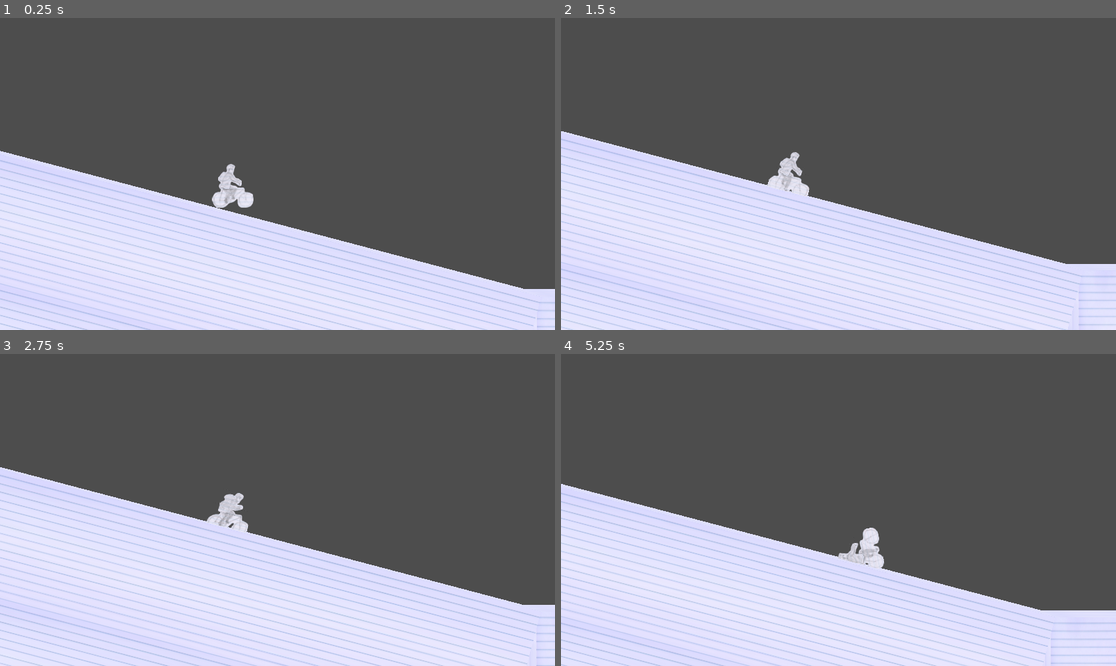
Above: before the commit, frames 1-4 (two rows, left to right).
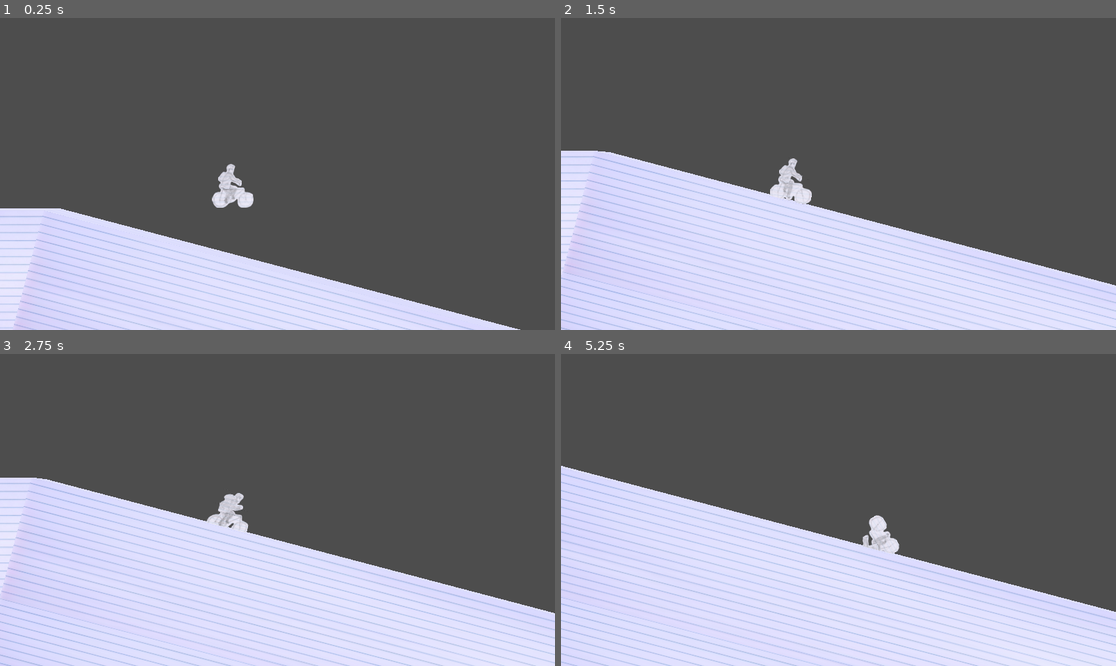
Above: after the commit, the same moments.

Repository: KyleSaki714/brackeysgamejam25-godotgame
Game: Godot game, scene res://World.tscn
Two runs of this game, one before a commit and one after it. Both use one fixed random seed, a clock stepped at 60 frames per second and the inputs below.
Inputs:
- Up to frame 1 (0.25 s): no input
- Up to frame 2 (1.5 s): hold Right (tilt right) 0.53-1.28 s; tap Space (jump) at 0.77 s; hold S (backward) from 1.28 s (still down)
- Up to frame 3 (2.75 s): tap Space (jump) at 1.52 s; release S (backward) at 2.03 s; hold Right (tilt right) from 2.03 s (still down)
- Up to frame 4 (5.25 s): tap Enter at 2.75 s; release Right (tilt right) at 2.78 s; hold Up (forward) 2.78-3.53 s; tap Space (jump) at 3.02, 3.77, 4.52 s; hold Left (tilt left) 3.53-5.03 s; hold S (backward) from 5.03 s (still down)

The runs differ from the first frame. In frame 1, 18% of the frame differs, in the area x 0-100%, y 42-100%; in frame 2, 8.6%; in frame 3, 0.6%; in frame 4, 13%.

Commit message:
add max speed bonus powerup

Diff:
--- a/Areas/Area6.tscn
+++ b/Areas/Area6.tscn
@@ -46,8 +46,5 @@
 
 [node name="Background" type="Node3D" parent="."]
 
-[node name="TODOUnlockedSpeedZone" type="Node3D" parent="Background"]
-transform = Transform3D(1, 0, 0, 0, 1, 0, 0, 0, 1, 297.252, -56.9205, 0)
-
 [editable path="PlatformRectangle"]
 [editable path="PlatformRectangle2"]
--- /dev/null
+++ b/Areas/Powerups/PowerupPickup.gd
@@ -0,0 +1,9 @@
+extends Area3D
+
+class_name Powerup
+
+enum POWER_TYPES {
+	UNLOCKSPEED
+}
+
+@export var power_type: POWER_TYPES
--- /dev/null
+++ b/Areas/Powerups/ZoneUnlockedSpeed.tscn
@@ -0,0 +1,16 @@
+[gd_scene load_steps=3 format=3 uid="uid://fyhl8yvereyb"]
+
+[ext_resource type="Script" path="res://Areas/Powerups/PowerupPickup.gd" id="1_km1jc"]
+
+[sub_resource type="BoxShape3D" id="BoxShape3D_be5w3"]
+size = Vector3(484.082, 123.909, 5)
+
+[node name="UnlockedSpeedZone" type="Area3D"]
+transform = Transform3D(1, 0, 0, 0, 1, 0, 0, 0, 1, 2319.5, -101.017, 0)
+collision_layer = 2
+collision_mask = 0
+script = ExtResource("1_km1jc")
+
+[node name="CollisionShape3D" type="CollisionShape3D" parent="."]
+transform = Transform3D(0.999996, 0, 0, 0, 0.999996, 0, 0, 0, 1, -47.2849, 14.6617, 0)
+shape = SubResource("BoxShape3D_be5w3")
--- a/Areas/Terrain.gd
+++ b/Areas/Terrain.gd
@@ -7,11 +7,11 @@
 	#var polygon = curve.get_baked_points()
 
 	var curvePoints3d = $Path3D.curve.get_baked_points()
-	print($Path3D.curve.get_baked_points())
+	#print($Path3D.curve.get_baked_points())
 	$CollisionPolygon3D.polygon = convertPackedV3ArrayIntoPackedV2Array(curvePoints3d)
 	#print(type_string(typeof($Path3D.curve.get_baked_points())))
-	print($CollisionPolygon3D.polygon)
-	print("created polygon")
+	#print($CollisionPolygon3D.polygon)
+	#print("created polygon")
 
 
 func convertPackedV3ArrayIntoPackedV2Array(v3arr: PackedVector3Array) -> PackedVector2Array:
--- a/Bike.gd
+++ b/Bike.gd
@@ -8,6 +8,7 @@
 @export var ENGINE_POWER = 125 # max horsepower
 const ENGINE_ACCEL = 40
 @export var MAX_SPEED = 34.0
+const SPEEDUNLOCKBONUS = 20.0
 @export var _torquePower = 175 # "tilt" power
 @export var COMSHIFT = 1 # how far from the center the center of mass shifts while tilting
 @export var COMSHIFTACCEL = 0.1 # how fast the center of mass shifts when tilting
@@ -18,6 +19,9 @@
 var _speedVal = 0.0;
 var _isGrounded = false
 
+# POWERUPS
+var _unlockedSpeed = false
+
 #enum {
 	#COASTING,
 	#DRIVING
@@ -27,7 +31,13 @@
 	# - SPEED CAP -
 	#linear_velocity.clampf(0, 35.0)
 	#linear_velocity = linear_velocity.clampf(-30.0, 30.0)
-	state.set_linear_velocity(get_linear_velocity().clampf(-MAX_SPEED, MAX_SPEED))
+	var setVel = 0
+	if (_unlockedSpeed):
+		setVel = get_linear_velocity().clampf(-MAX_SPEED + SPEEDUNLOCKBONUS, MAX_SPEED + SPEEDUNLOCKBONUS)
+	else:
+		setVel = get_linear_velocity().clampf(-MAX_SPEED, MAX_SPEED)
+
+	state.set_linear_velocity(setVel)
 	print(get_linear_velocity().length())
 
 	#
@@ -103,3 +113,15 @@
 		$Graphics/Coast.show()
 		$Graphics/LeanBack.hide()
 		$Graphics/LeanForward.hide()
+
+func _on_powerup_manager_area_entered(area: Powerup) -> void:
+	print("area entered")
+	if area.power_type == Powerup.POWER_TYPES.UNLOCKSPEED:
+		_unlockedSpeed = true
+		print("UNLOCK SPEED!!!")
+
+func _on_powerup_manager_area_exited(area: Powerup) -> void:
+	print("area exited")
+	if area.power_type == Powerup.POWER_TYPES.UNLOCKSPEED:
+		_unlockedSpeed = false
+		print("LOCK SPEED!!! SLOWW!!")
--- a/Bike.tscn
+++ b/Bike.tscn
@@ -57,6 +57,9 @@
 [sub_resource type="CapsuleShape3D" id="CapsuleShape3D_ai0vr"]
 radius = 0.75
 height = 2.77263
+
+[sub_resource type="BoxShape3D" id="BoxShape3D_6jn7f"]
+size = Vector3(5.278, 6.254, 3)
 
 [node name="Bike" type="VehicleBody3D"]
 transform = Transform3D(1, 0, 0, 0, 1, 0, 0, 0, 1, 0, 0.711944, 0)
@@ -144,3 +147,14 @@
 [node name="CollisionShape3D" type="CollisionShape3D" parent="."]
 transform = Transform3D(1, 0, 0, 0, 1, 0, 0, 0, 1, 0, 2.35772, 0)
 shape = SubResource("CapsuleShape3D_ai0vr")
+
+[node name="PowerupManager" type="Area3D" parent="."]
+collision_layer = 0
+collision_mask = 2
+
+[node name="CollisionShape3D" type="CollisionShape3D" parent="PowerupManager"]
+transform = Transform3D(1, 0, 0, 0, 1, 0, 0, 0, 1, 0.0827637, 2.69061, 0)
+shape = SubResource("BoxShape3D_6jn7f")
+
+[connection signal="area_entered" from="PowerupManager" to="." method="_on_powerup_manager_area_entered"]
+[connection signal="area_exited" from="PowerupManager" to="." method="_on_powerup_manager_area_exited"]
--- /dev/null
+++ b/PowerupManager.gd
@@ -0,0 +1,8 @@
+extends Area3D
+
+
+
+# Called when the node enters the scene tree for the first time.
+func _ready() -> void:
+	print("fjdkalfds")
+	pass # Replace with function body.
--- a/World.tscn
+++ b/World.tscn
@@ -13,6 +13,7 @@
 [ext_resource type="PackedScene" uid="uid://dxnjwnemyjfi2" path="res://Areas/Area7.tscn" id="10_pyuek"]
 [ext_resource type="PackedScene" uid="uid://c2kmet05pu45d" path="res://Areas/Area4.tscn" id="11_jlkws"]
 [ext_resource type="PackedScene" uid="uid://dkjl8vs3kdk2g" path="res://Areas/Area6.tscn" id="12_ly46q"]
+[ext_resource type="PackedScene" uid="uid://fyhl8yvereyb" path="res://Areas/Powerups/ZoneUnlockedSpeed.tscn" id="13_ee1p7"]
 [ext_resource type="PackedScene" uid="uid://ubmespmj3gkq" path="res://Areas/Area12.tscn" id="13_lxweo"]
 
 [sub_resource type="Environment" id="Environment_3mh0e"]
@@ -34,10 +35,10 @@
 environment = SubResource("Environment_3mh0e")
 
 [node name="Bike" parent="." instance=ExtResource("2_pbg5e")]
-transform = Transform3D(1, 0, 0, 0, 1, 0, 0, 0, 1, 2389.09, -122.426, 0)
+transform = Transform3D(1, 0, 0, 0, 1, 0, 0, 0, 1, 2036.02, -22.3297, 0)
 
 [node name="GameCamera" parent="." node_paths=PackedStringArray("_follow_target", "_look_target") instance=ExtResource("3_lk8vx")]
-transform = Transform3D(1, 0, 0, 0, 1, 0, 0, 0, 1, 2397.44, -123.456, 49.7549)
+transform = Transform3D(1, 0, 0, 0, 1, 0, 0, 0, 1, 2044.37, -23.3596, 49.7549)
 _follow_target = NodePath("../Bike/CamFollowTarget")
 _look_target = NodePath("../Bike/CamLookTarget")
 
@@ -76,6 +77,8 @@
 [node name="Area6" parent="AreasContainer" instance=ExtResource("12_ly46q")]
 transform = Transform3D(1, 0, 0, 0, 1, 0, 0, 0, 1, 1956.27, -23.9404, 0)
 
+[node name="UnlockedSpeedZone" parent="AreasContainer" instance=ExtResource("13_ee1p7")]
+
 [node name="Area12" parent="AreasContainer" instance=ExtResource("13_lxweo")]
 transform = Transform3D(1, 0, 0, 0, 1, 0, 0, 0, 1, 2457.64, -137.766, 0)
 
--- a/project.godot
+++ b/project.godot
@@ -67,6 +67,10 @@
 ]
 }
 
+[layer_names]
+
+3d_physics/layer_2="powerups"
+
 [physics]
 
 3d/default_gravity=13.0
Not shown: 1 places in Bike.tscn that only renumber resources
Not shown: 1 places in World.tscn that only renumber resources
